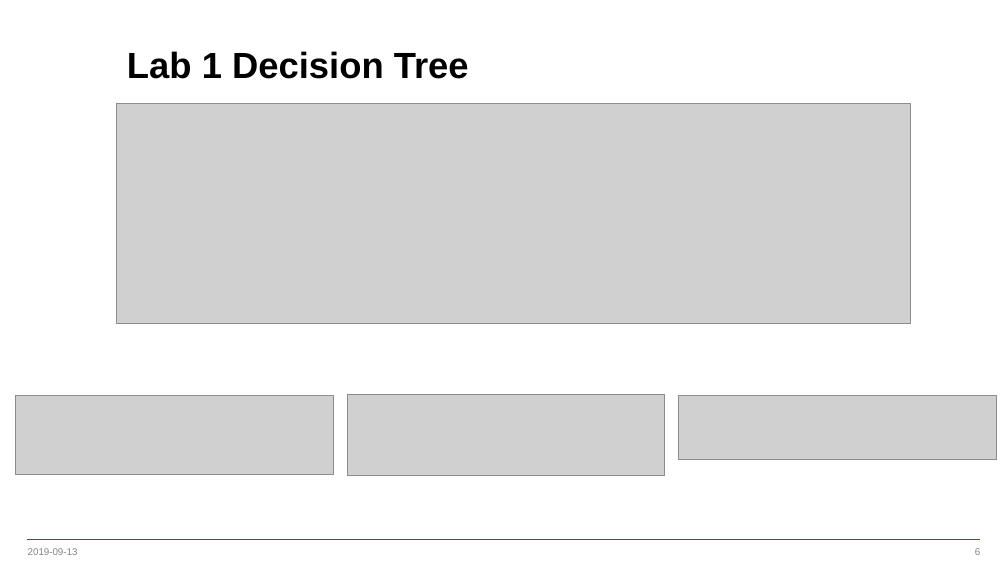
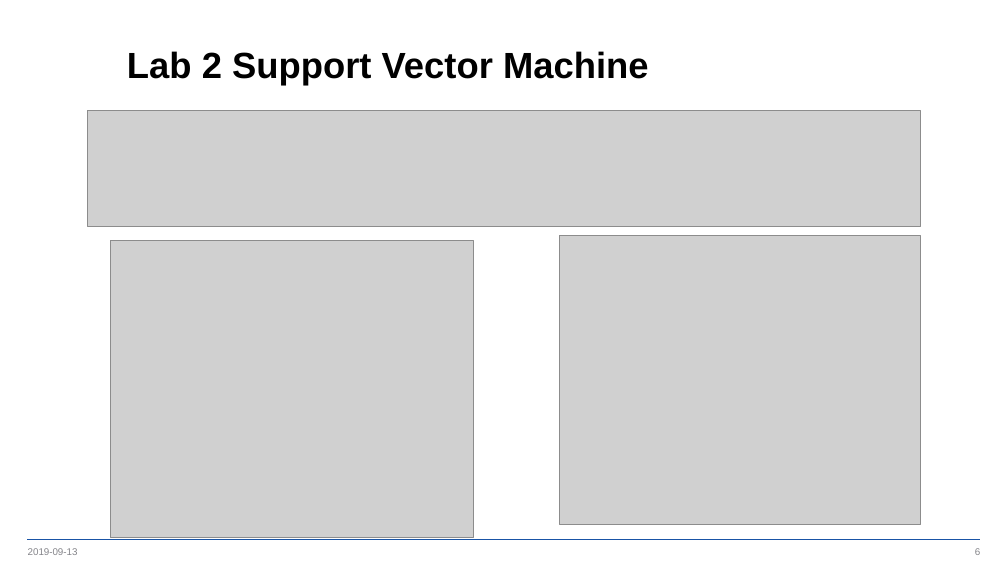
Before and after one commit to physics31415926/MachineLearningLabs, a slide deck: slide 6 of Lab2/Lab2_pre.pptx. Drawn at 1008x567 pixels with LibreOffice and Linux fonts; fonts in the diff are those of the drawing; grey boxes stand for pictures; background and template pictures are left out. Boxes give left, top, right and bottom in pixels: in the first picture for what was removed or moved away, otherwise in the second. Text is boxed around its words. In the diff, an @@ line names an element or a change of style, - is before the commit and + after.

```diff
--- a/Lab2/Lab2_pre.pptx
+++ b/Lab2/Lab2_pre.pptx
@@ title at (127, 51, 649, 86): text changed @@
-Lab 1 Decision Tree
+Lab 2 Support Vector Machine
@@ picture: place and size @@
-picture at (117, 103, 910, 324)
+picture at (88, 111, 920, 227)
@@ picture added at (560, 235, 920, 524) @@
@@ picture added at (110, 241, 473, 538) @@
@@ picture removed at (16, 395, 334, 475) @@
@@ picture removed at (348, 394, 665, 475) @@
@@ picture removed at (678, 395, 996, 460) @@
```
Also in this commit, not shown: 4 other slides changed, 9 slides removed, 4 other files.
